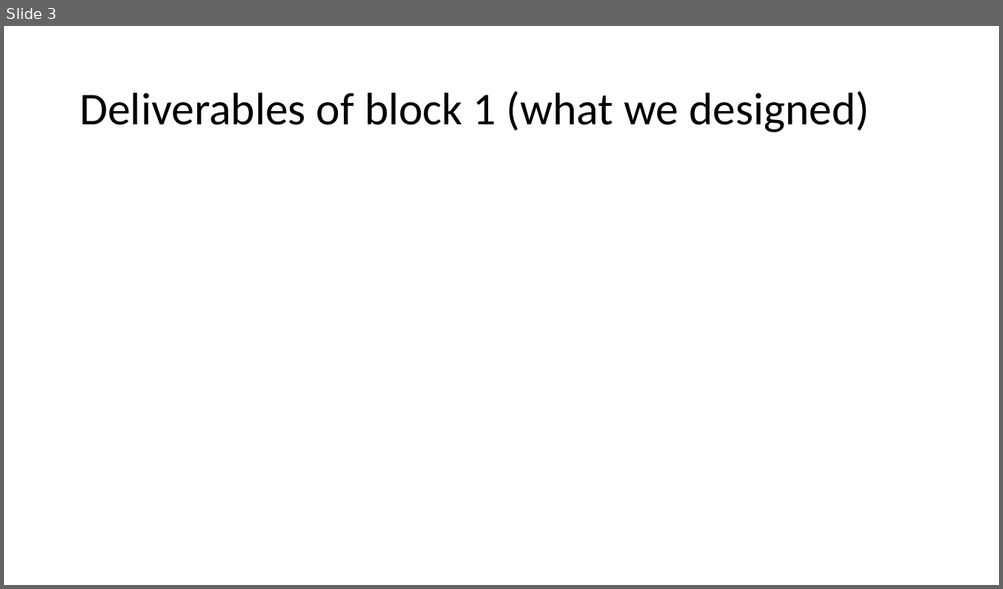
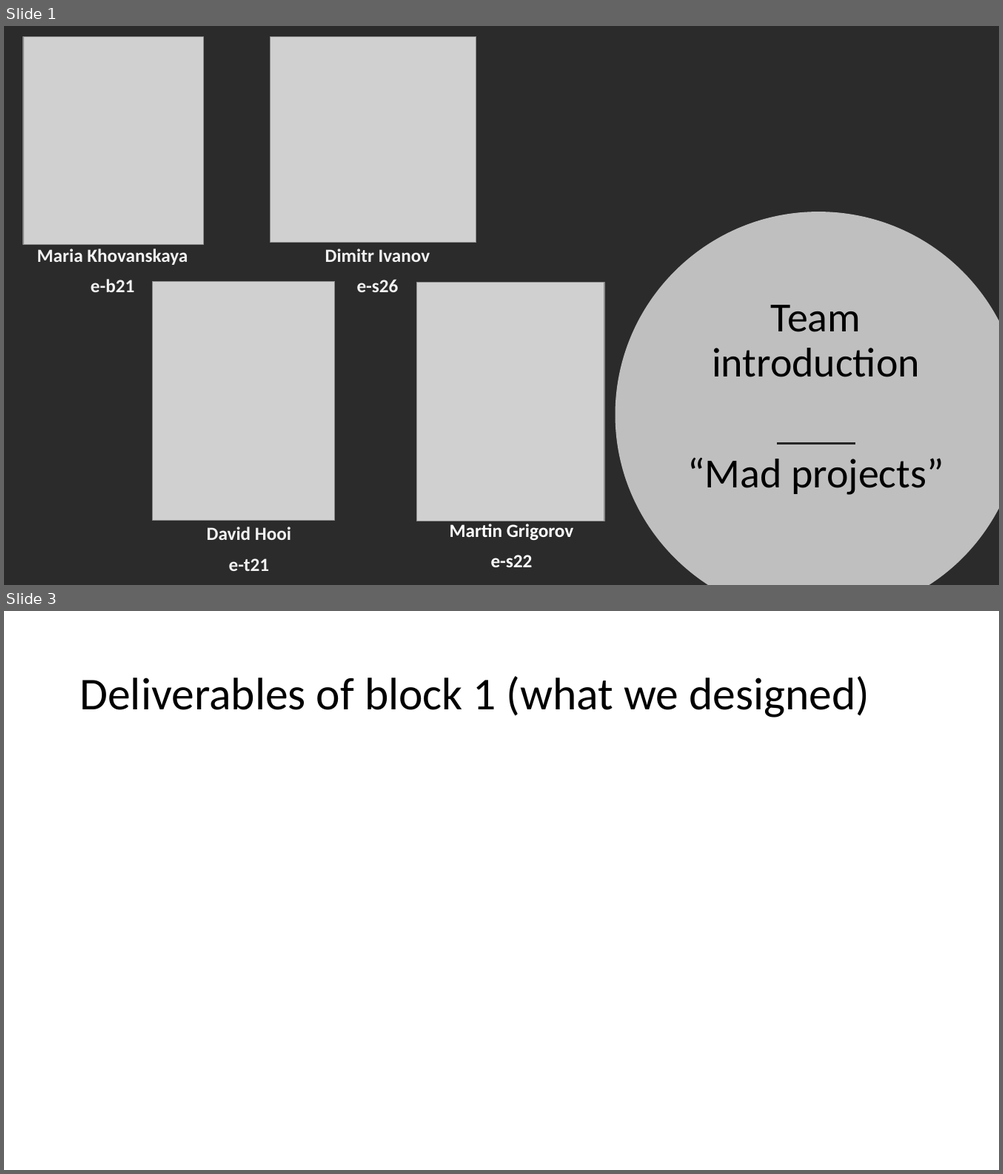
Before and after one commit to martinGrig/ProP_Project, a slide deck: Presentation.pptx. Shown one above the other, each under a label of ours: slide 3 before the commit, slides 1 and 3 after it; the slides between them are not shown. The pictures are 1003x589 and 1003x1174 pixels, drawn with LibreOffice and Linux fonts; fonts in the diff are those of the drawing; grey boxes stand for pictures; background and template pictures are left out; a plain dark background stands for a picture behind light text. Boxes give left, top, right and bottom in pixels: in the first picture for what was removed or moved away, otherwise in the second. Text is boxed around its words. In the diff, an @@ line names an element or a change of style, - is before the commit and + after.

```diff
--- a/Presentation.pptx
+++ b/Presentation.pptx
@@ slide 1 added at <box>4,26,999,585</box>, background picture (left out) @@
@@ picture added at <box>23,36,203,244</box> @@
@@ picture added at <box>270,36,476,242</box> @@
@@ freeform shape added at <box>615,212,999,585</box>, fill #FFFFFF at 70% opacity @@
@@ subtitle added at <box>37,249,188,292</box>, 18 pt, text #F2F2F2, bold @@
+Maria Khovanskaya
+e-b21
@@ text added at <box>325,249,430,292</box>, 18 pt, text #F2F2F2, bold @@
+Dimitr Ivanov
+e-s26
@@ picture added at <box>153,282,335,520</box> @@
@@ picture added at <box>417,282,605,520</box> @@
@@ title added at <box>711,305,919,378</box>, 40 pt, text #000000 @@
+Team introduction
@@ line added from (778, 444) to (854, 444), #262626 2 pt @@
@@ text added at <box>687,458,943,495</box>, 40 pt, text #000000 @@
+“Mad projects”
@@ text added at <box>207,527,291,571</box>, 18 pt, text #F2F2F2, bold @@
+David Hooi
+e-t21
@@ text added at <box>449,524,573,568</box>, 18 pt, text #FFFFFF, bold @@
+Martin Grigorov
+e-s22
```
Also in this commit, not shown: 1 slide changed, 1 slide removed.
